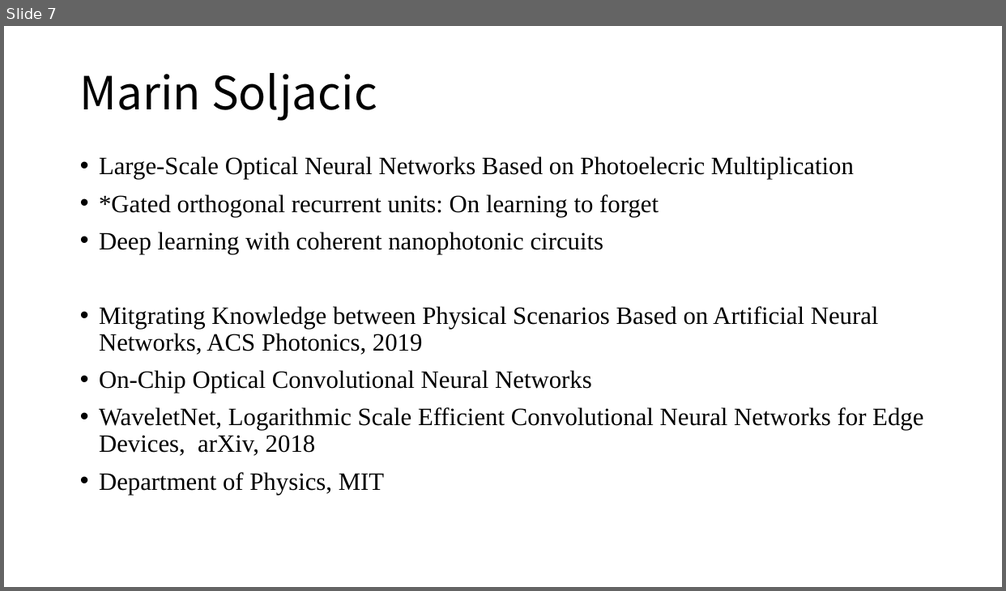
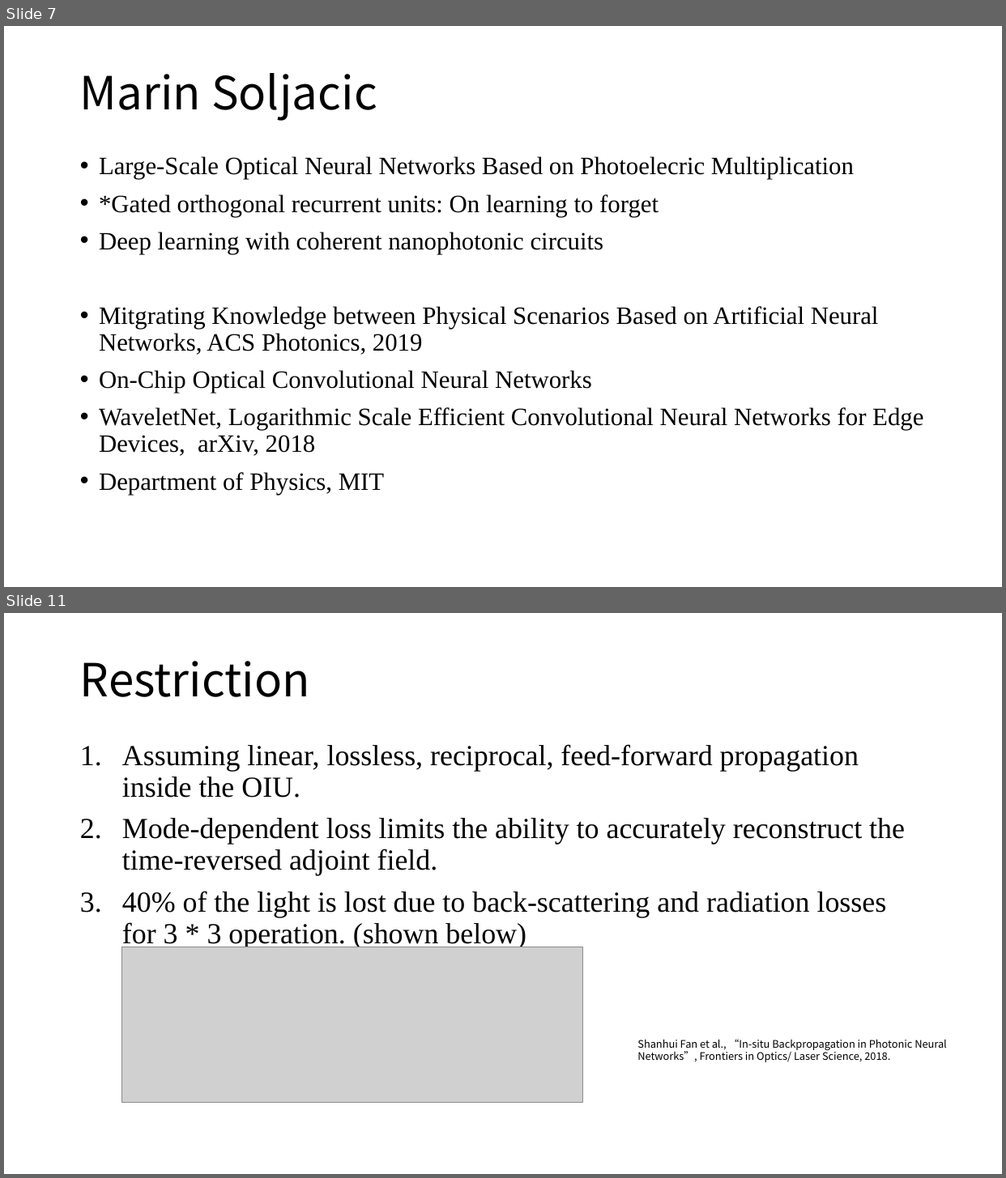
Before and after one commit to lucaschang95/DiscussionWithLin, a slide deck: 20190918 - 光芯片深度学习调研.pptx. Shown one above the other, each under a label of ours: slide 7 before the commit, slides 7 and 11 after it; the slides between them are not shown. The pictures are 1006x591 and 1006x1178 pixels, drawn with LibreOffice and Linux fonts; fonts in the diff are those of the drawing; grey boxes stand for pictures. Boxes give left, top, right and bottom in pixels: in the first picture for what was removed or moved away, otherwise in the second. Text is boxed around its words. In the diff, an @@ line names an element or a change of style, - is before the commit and + after.

```diff
--- a/20190918 - 光芯片深度学习调研.pptx
+++ b/20190918 - 光芯片深度学习调研.pptx
@@ slide 11 added at bbox=[4, 613, 1002, 1174], background #FFFFFF @@
@@ title added at bbox=[80, 661, 310, 697], 44 pt, text #000000 @@
+Restriction
@@ text added at bbox=[122, 744, 905, 949], 28 pt, text #000000 @@
+1. Assuming linear, lossless, reciprocal, feed-forward propagation inside the OIU.
+2. Mode-dependent loss limits the ability to accurately reconstruct the time-reversed adjoint field.
+3. 40% of the light is lost due to back-scattering and radiation losses for 3 * 3 operation. (shown below)
@@ picture added at bbox=[121, 948, 582, 1103] @@
@@ text added at bbox=[637, 1039, 947, 1063], 10 pt, text #000000 @@
+Shanhui Fan et al., “In-situ Backpropagation in Photonic Neural Networks”, Frontiers in Optics/ Laser Science, 2018.
```
Also in this commit, not shown: 11 other slides added.
